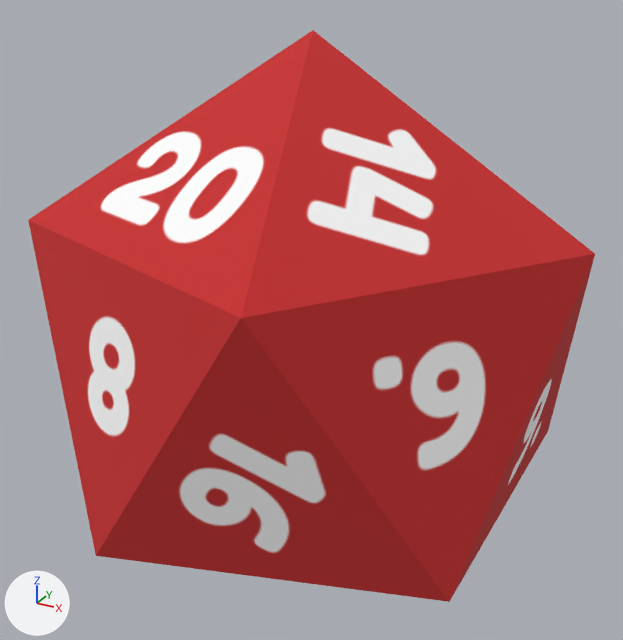
A saved change to the glTF model static/d20.glb.
Camera for both pictures: a camera (50 mm lens) standing at (5.2, -9.5, 4.97) and looking at (-0.06, 0.06, 0.19). The axes (+X, +Y, +Z) are drawn at lower left. The lights are the same throughout. Vertices at the same position are counted once.

Objects in the first picture: 'd20'.
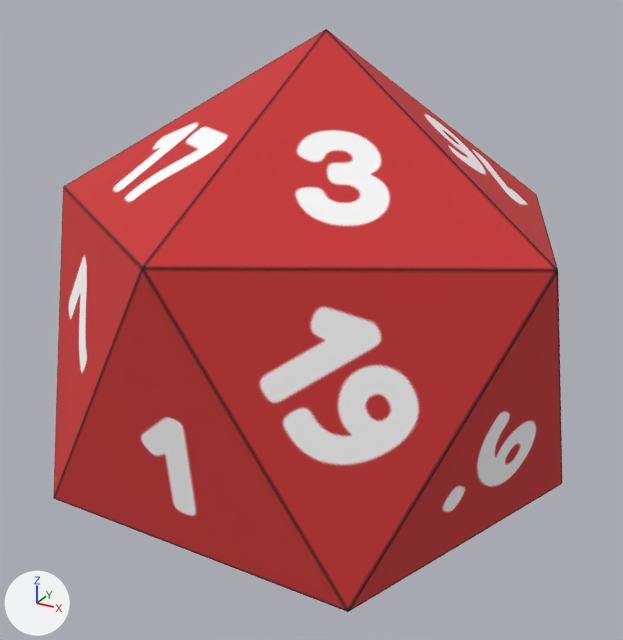
Commit message: Added correct d20 model.

Boxes (x1, y1, x2, y2) around the edits, measured in the pictures (623 x 640 px):
'd20', surface changed, reshaped (10% narrower): before (28, 30, 595, 602); after (53, 29, 562, 612)

Edits to the bpy script that builds the scene:
```text
Add img_d20:
    img_d20 = load_image('d20', '_unpacked/d20', 4096, 4096, 'sRGB')
Change mat_dice:
    mat_dice.texture: img_dice_numbers -> img_d20
Change me_icosphere:
    where me_icosphere.from_pydata(...)  # 12 vertices, 20 faces; spans x -3.58..3.58, y -3.4..3.4, z -4.0..4.0
    used by ob_d20; location = (0.0, 0.0, 0.0)
    me_icosphere part 1: the whole mesh is multiplied about its middle by the matrix ((0.951, -0.31, 0.003), (-0.164, -0.494, 0.854), (-0.264, -0.812, -0.521))
```
